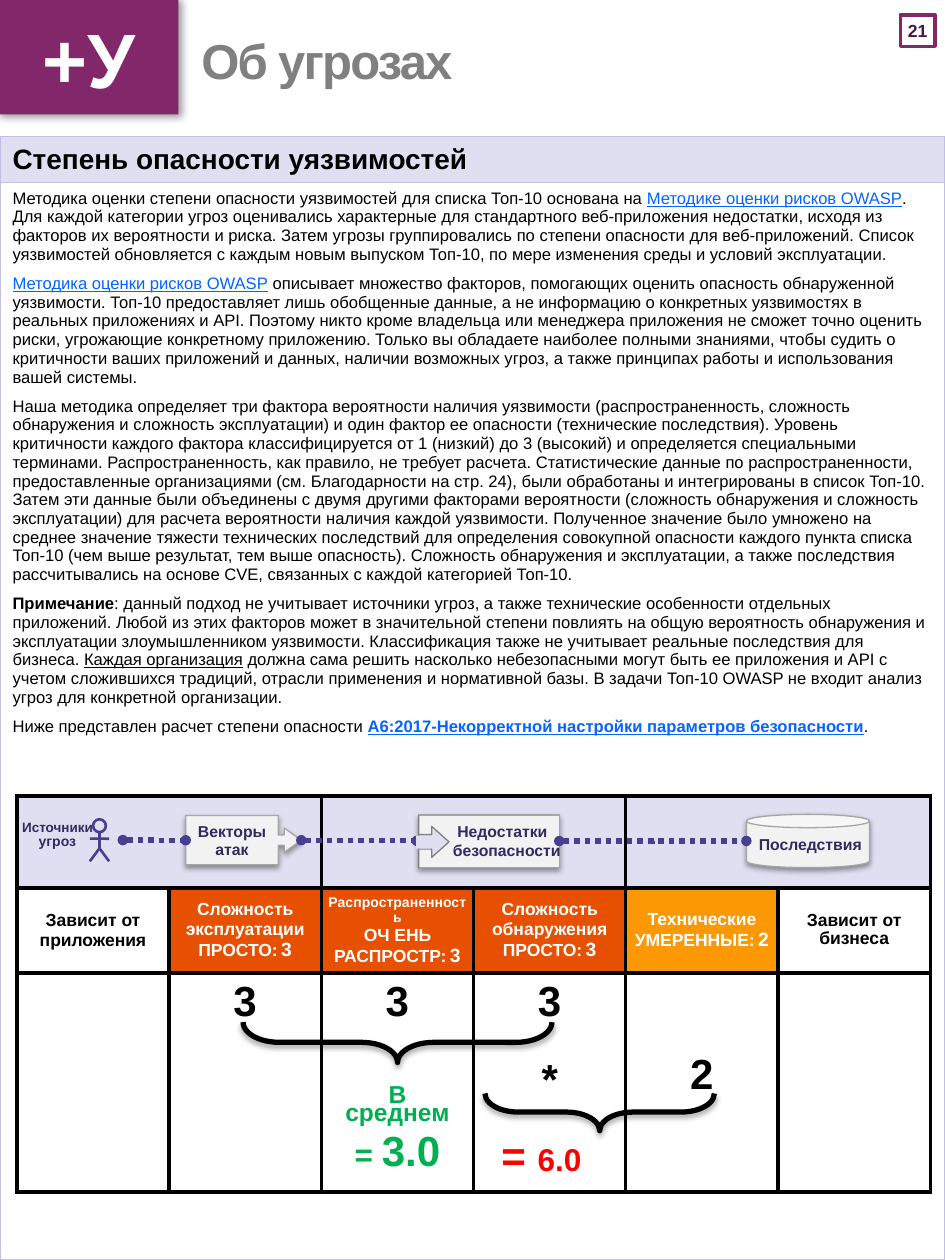
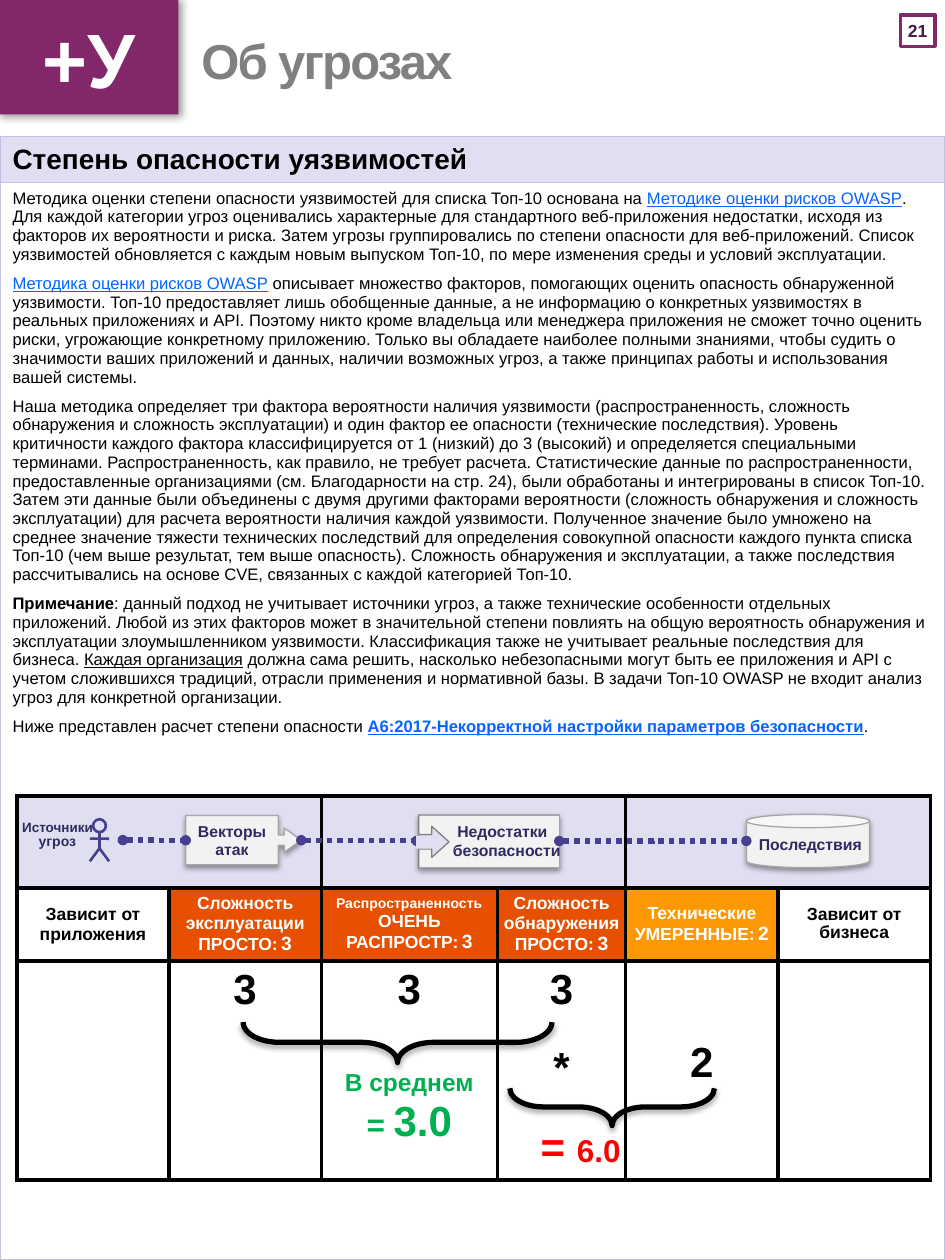
Before and after one commit to OWASP/Top10, a slide deck: slide 22 of 2017/OWASP Top 10-2017-ru.pptx. Drawn at 945x1260 pixels with LibreOffice and Linux fonts; fonts in the diff are those of the drawing. Boxes give left, top, right and bottom in pixels: in the first picture for what was removed or moved away, otherwise in the second. Text is boxed around its words. In the diff, an @@ line names an element or a change of style, - is before the commit and + after.

```diff
--- a/2017/OWASP Top 10-2017-ru.pptx
+++ b/2017/OWASP Top 10-2017-ru.pptx
@@ table at [0, 136, 945, 1260] @@
-row 2, column 1: Методика оценки степени опасности уязвимостей для списка Топ-10 основана на Методике оценки рисков OWASP. Для каждой категории угроз оценивались характерные для стандартного веб-приложения недостатки, исходя из факторов их вероятности и риска. Затем угрозы группировались по степени опасности для веб-приложений. Список уязвимостей обновляется с каждым новым выпуском Топ-10, по мере изменения среды и условий эксплуатации. / Методика оценки рисков OWASP описывает множество факторов, помогающих оценить опасность обнаруженной уязвимости. Топ-10 предоставляет лишь обобщенные данные, а не информацию о конкретных уязвимостях в реальных приложениях и API. Поэтому никто кроме владельца или менеджера приложения не сможет точно оценить риски, угрожающие конкретному приложению. Только вы обладаете наиболее полными знаниями, чтобы судить о критичности ваших приложений и данных, наличии возможных угроз, а также принципах работы и использования вашей системы. / Наша методика определяет три фактора вероятности наличия уязвимости (распространенность, сложность обнаружения и сложность эксплуатации) и один фактор ее опасности (технические последствия). Уровень критичности каждого фактора классифицируется от 1 (низкий) до 3 (высокий) и определяется специальными терминами. Распространенность, как правило, не требует расчета. Статистические данные по распространенности, предоставленные организациями (см. Благодарности на стр. 24), были обработаны и интегрированы в список Топ-10. Затем эти данные были объединены с двумя другими факторами вероятности (сложность обнаружения и сложность эксплуатации) для расчета вероятности наличия каждой уязвимости. Полученное значение было умножено на среднее значение тяжести технических последствий для определения совокупной опасности каждого пункта списка Топ-10 (чем выше результат, тем выше опасность). Сложность обнаружения и эксплуатации, а также последствия рассчитывались на основе CVE, связанных с каждой категорией Топ-10. / Примечание: данный подход не учитывает источники угроз, а также технические особенности отдельных приложений. Любой из этих факторов может в значительной степени повлиять на общую вероятность обнаружения и эксплуатации злоумышленником уязвимости. Классификация также не учитывает реальные последствия для бизнеса. Каждая организация должна сама решить насколько небезопасными могут быть ее приложения и API с учетом сложившихся традиций, отрасли применения и нормативной базы. В задачи Топ-10 OWASP не входит анализ угроз для конкретной организации. / Ниже представлен расчет степени опасности A6:2017-Некорректной настройки параметров безопасности.
+row 2, column 1: Методика оценки степени опасности уязвимостей для списка Топ-10 основана на Методике оценки рисков OWASP. Для каждой категории угроз оценивались характерные для стандартного веб-приложения недостатки, исходя из факторов их вероятности и риска. Затем угрозы группировались по степени опасности для веб-приложений. Список уязвимостей обновляется с каждым новым выпуском Топ-10, по мере изменения среды и условий эксплуатации. / Методика оценки рисков OWASP описывает множество факторов, помогающих оценить опасность обнаруженной уязвимости. Топ-10 предоставляет лишь обобщенные данные, а не информацию о конкретных уязвимостях в реальных приложениях и API. Поэтому никто кроме владельца или менеджера приложения не сможет точно оценить риски, угрожающие конкретному приложению. Только вы обладаете наиболее полными знаниями, чтобы судить о значимости ваших приложений и данных, наличии возможных угроз, а также принципах работы и использования вашей системы. / Наша методика определяет три фактора вероятности наличия уязвимости (распространенность, сложность обнаружения и сложность эксплуатации) и один фактор ее опасности (технические последствия). Уровень критичности каждого фактора классифицируется от 1 (низкий) до 3 (высокий) и определяется специальными терминами. Распространенность, как правило, не требует расчета. Статистические данные по распространенности, предоставленные организациями (см. Благодарности на стр. 24), были обработаны и интегрированы в список Топ-10. Затем эти данные были объединены с двумя другими факторами вероятности (сложность обнаружения и сложность эксплуатации) для расчета вероятности наличия каждой уязвимости. Полученное значение было умножено на среднее значение тяжести технических последствий для определения совокупной опасности каждого пункта списка Топ-10 (чем выше результат, тем выше опасность). Сложность обнаружения и эксплуатации, а также последствия рассчитывались на основе CVE, связанных с каждой категорией Топ-10. / Примечание: данный подход не учитывает источники угроз, а также технические особенности отдельных приложений. Любой из этих факторов может в значительной степени повлиять на общую вероятность обнаружения и эксплуатации злоумышленником уязвимости. Классификация также не учитывает реальные последствия для бизнеса. Каждая организация должна сама решить, насколько небезопасными могут быть ее приложения и API с учетом сложившихся традиций, отрасли применения и нормативной базы. В задачи Топ-10 OWASP не входит анализ угроз для конкретной организации. / Ниже представлен расчет степени опасности A6:2017-Некорректной настройки параметров безопасности.
@@ table at [16, 796, 931, 1186] @@
-row 2, column 3: Распространенность / ОЧ ЕНЬ РАСПРОСТР: 3
+row 2, column 3: Распространенность / ОЧЕНЬ РАСПРОСТР: 3
@@ right brace: place and size @@
-right brace at [485, 1094, 714, 1131]
+right brace at [510, 1087, 714, 1125]
@@ text "= 6.0": place and size @@
-text "= 6.0" at [538, 1149, 582, 1172]
+text "= 6.0" at [577, 1140, 621, 1163]
```
Also in this commit, not shown: 23 other slides changed, 22 other files.
